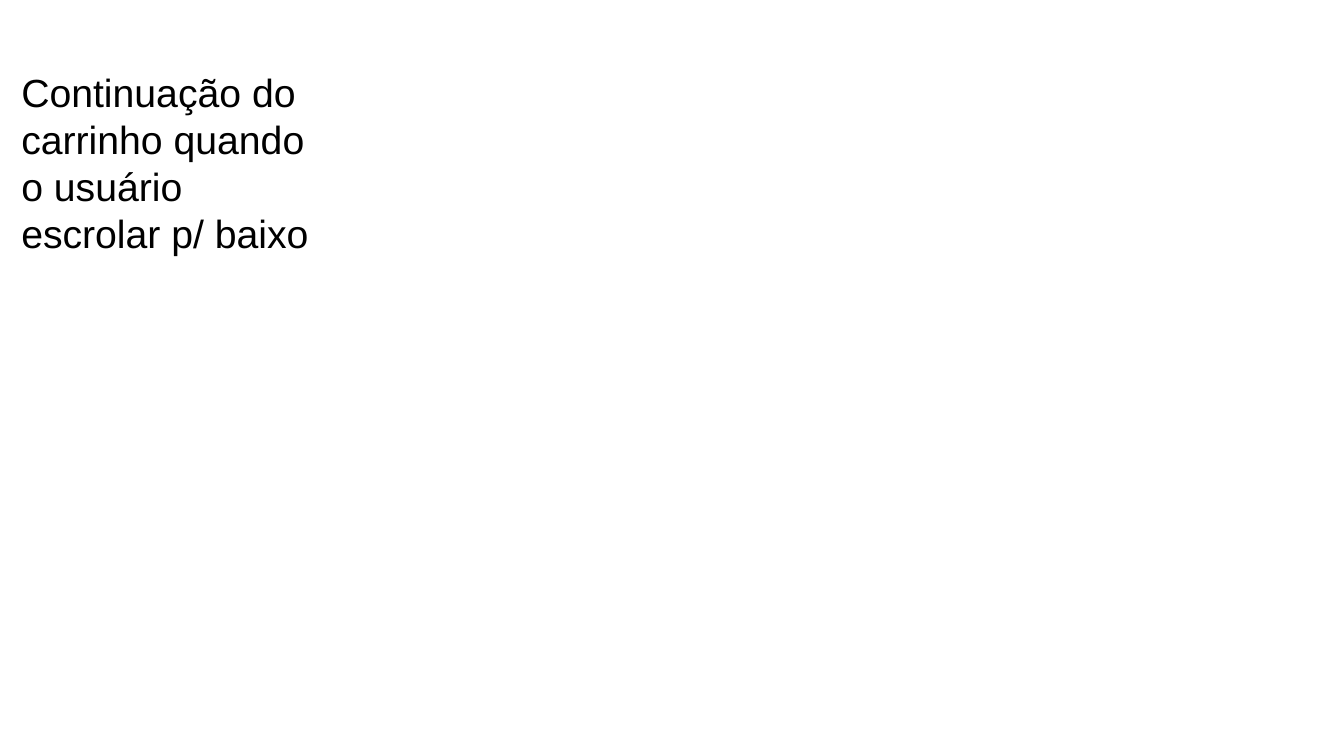
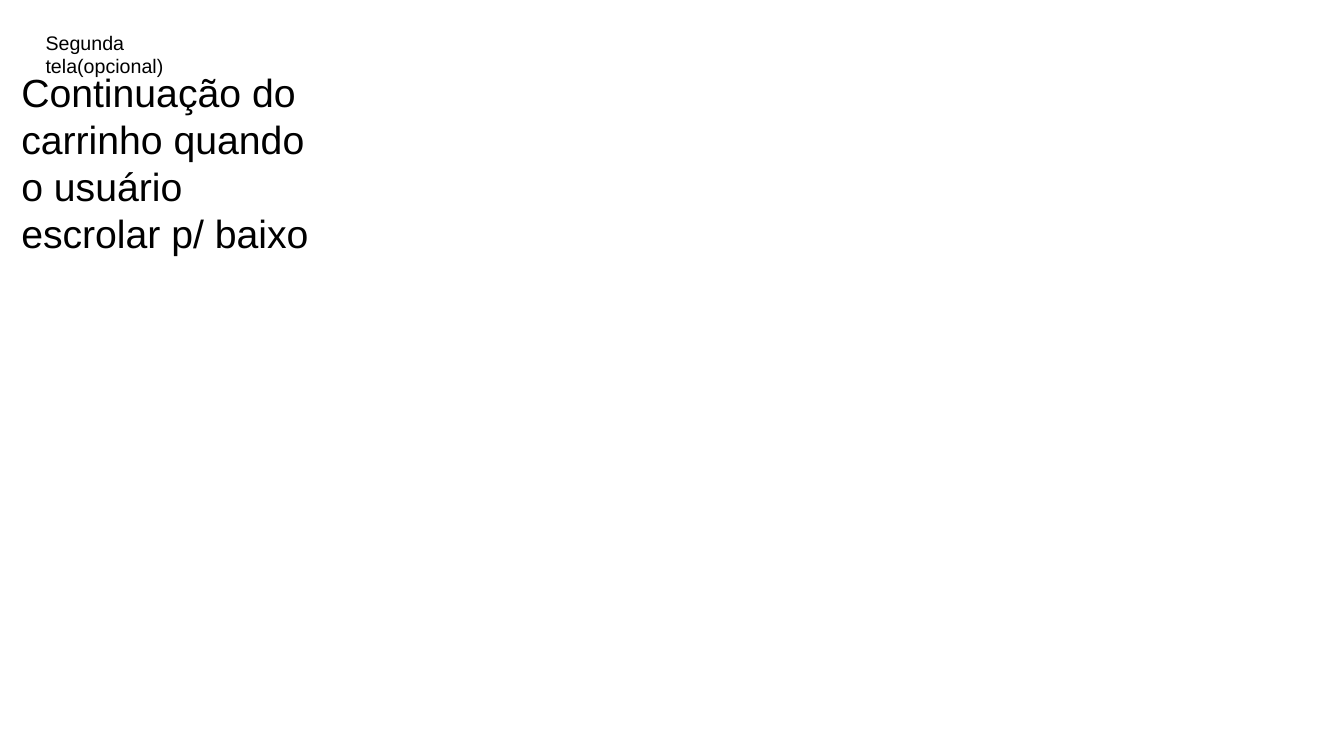
Before and after one commit to kauam0/Projeto-1, a slide deck: slide 8 of TCC - DOCUMENTAÇÃO/Escopo do TCC.pptx (slide 7 before the commit). Drawn at 1344x756 pixels with LibreOffice and Linux fonts; fonts in the diff are those of the drawing. Boxes give left, top, right and bottom in pixels: in the first picture for what was removed or moved away, otherwise in the second. Text is boxed around its words. In the diff, an @@ line names an element or a change of style, - is before the commit and + after.

```diff
--- a/TCC - DOCUMENTAÇÃO/Escopo do TCC.pptx
+++ b/TCC - DOCUMENTAÇÃO/Escopo do TCC.pptx
@@ text added at [46, 35, 164, 77], 14 pt, text #000000 @@
+Segunda tela(opcional)
```
Also in this commit, not shown: 6 other slides changed, 1 slide added, 6 other files.
